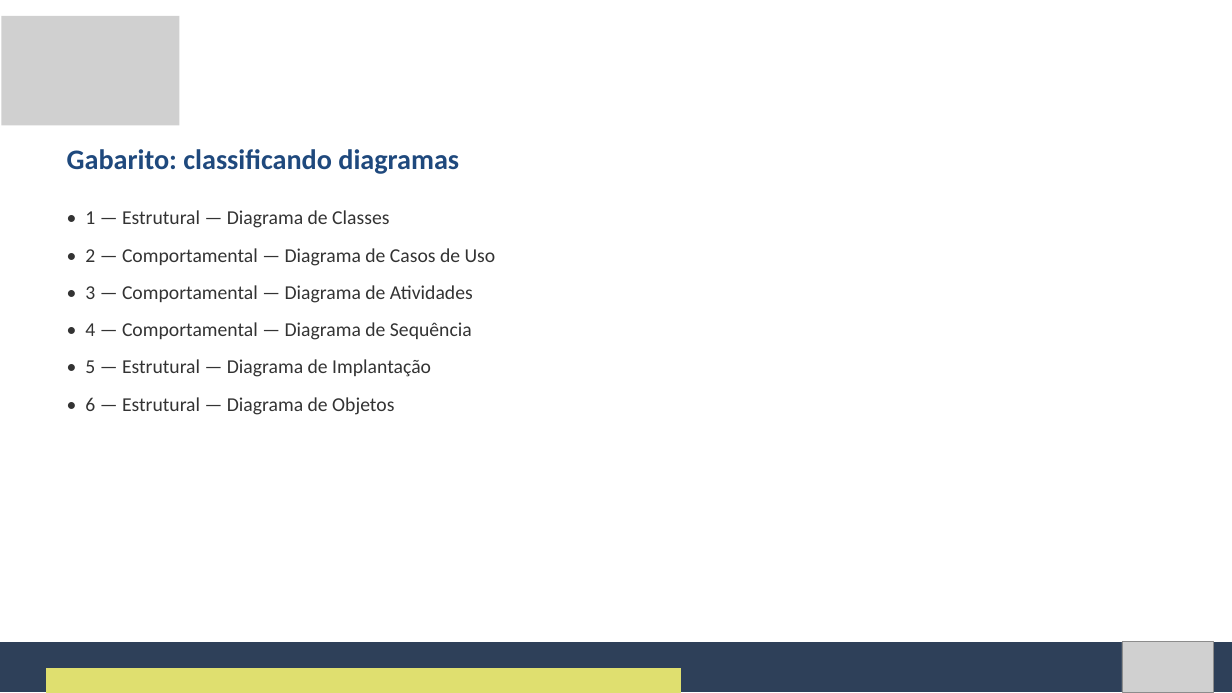
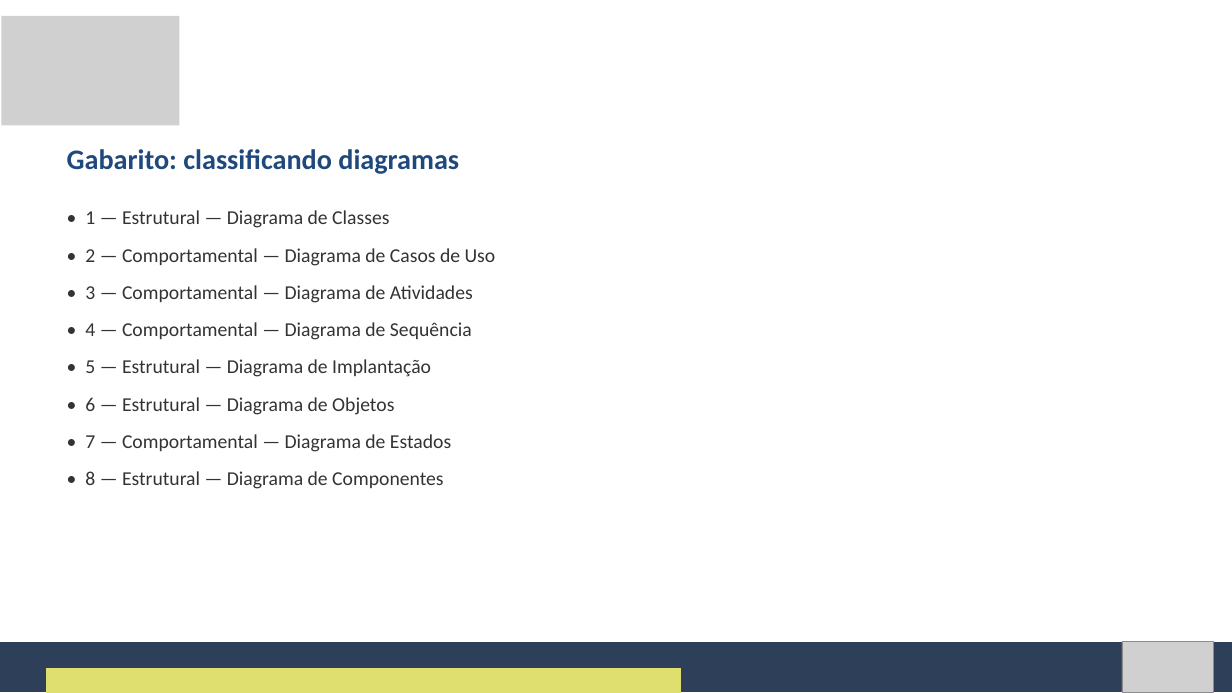
Before and after one commit to Natan20/Curso-Modelagem-De-Sistemas-Material, a slide deck: slide 93 of Aula 03 - 11-09-2026/Aula 3 - Slides.pptx (slide 63 before the commit). Drawn at 1232x693 pixels with LibreOffice and Linux fonts; fonts in the diff are those of the drawing; grey boxes stand for pictures. Boxes give left, top, right and bottom in pixels: in the first picture for what was removed or moved away, otherwise in the second. Text is boxed around its words. In the diff, an @@ line names an element or a change of style, - is before the commit and + after.

Commit message:
Amplia Apostila e Slides da Aula 3 para 104 slides
Adiciona exemplos e aprofundamentos por toda a aula (cenarios extras
de debate, exemplos com Biblioteca/Academia, panorama ilustrado dos
diagramas de Estados/Componentes/Objetos/Implantacao com print
visual, PlantUML, atalhos do draw.io, mini-exercicios com gabarito) e
estende a atividade de classificacao de 6 para 8 itens.

```diff
--- a/Aula 03 - 11-09-2026/Aula 3 - Slides.pptx
+++ b/Aula 03 - 11-09-2026/Aula 3 - Slides.pptx
@@ text at (85,434,451,489): paragraphs added @@
+• 7 — Comportamental — Diagrama de Estados
+• 8 — Estrutural — Diagrama de Componentes
```
Also in this commit, not shown: 8 other slides changed, 34 slides added, 2 other files.
